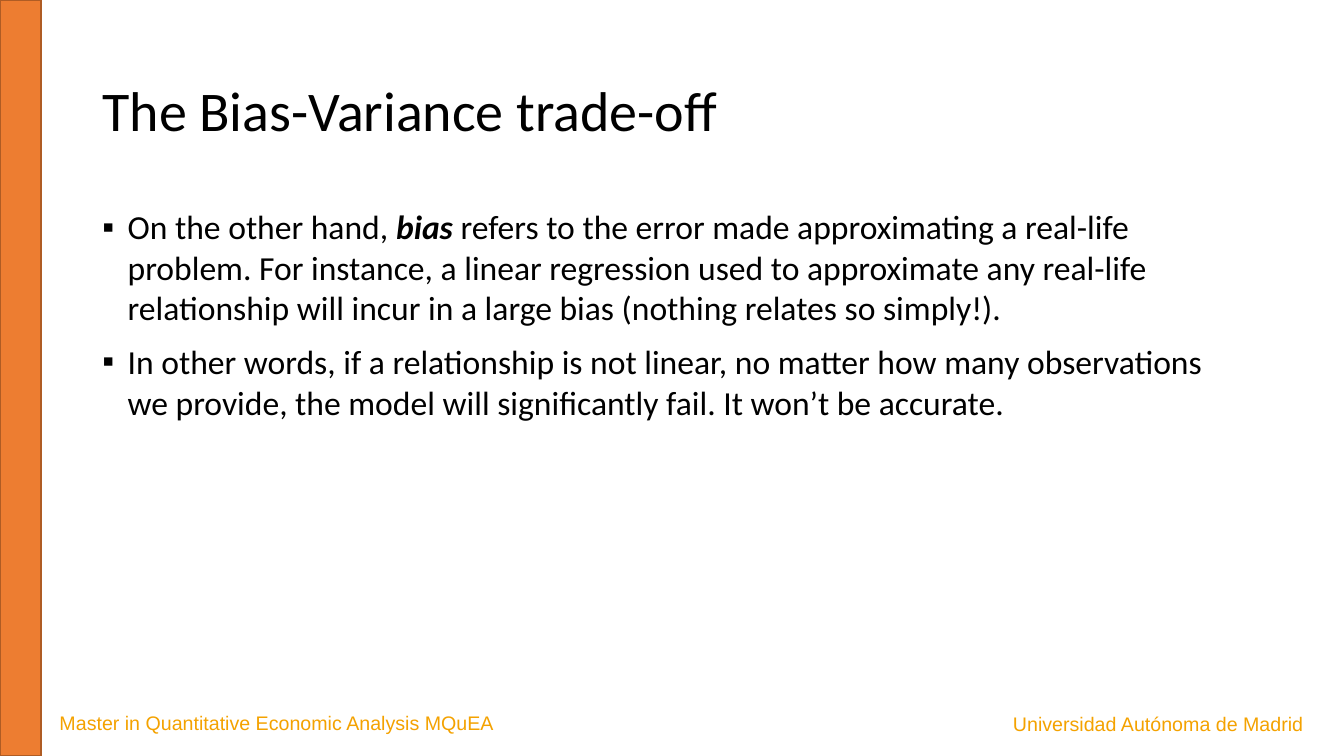
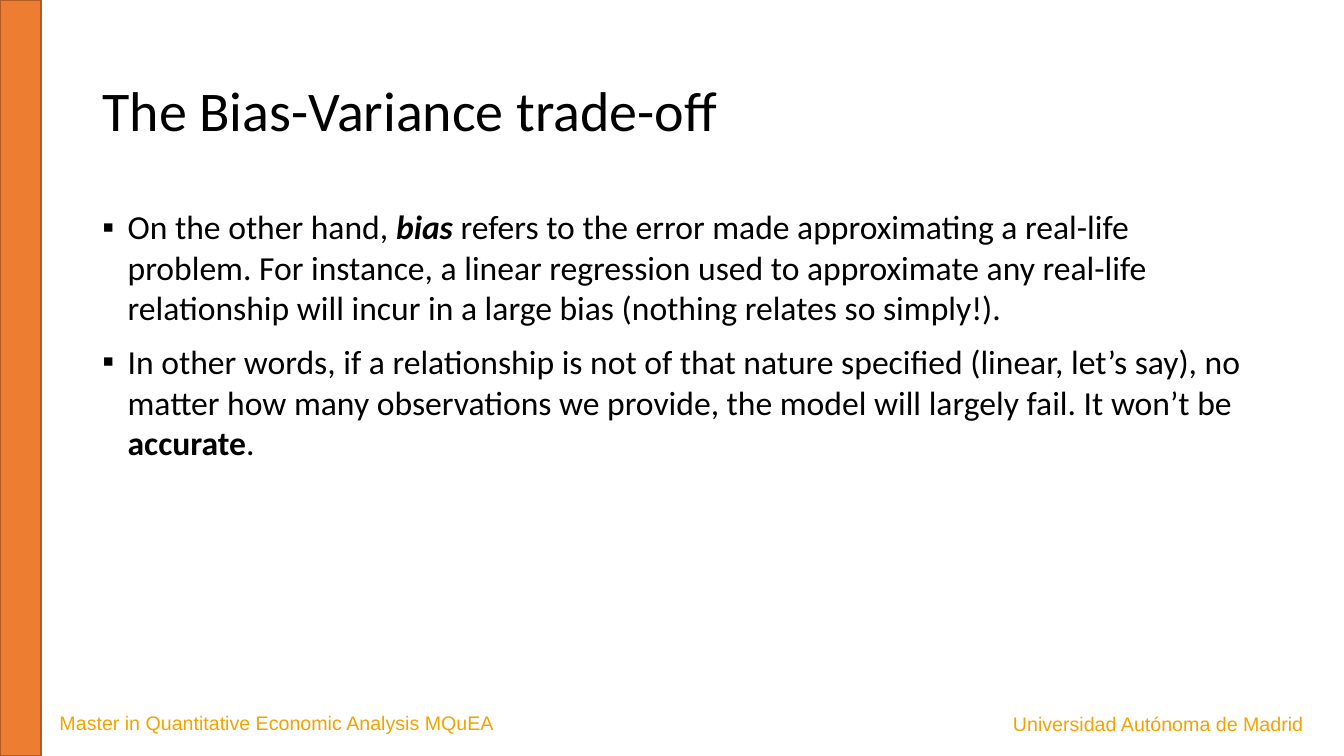
Before and after one commit to JavierBas/IMLEF-MQuEA, a slide deck: slide 16 of Course content/Slides/Topic 1 What is ML.pptx (slide 15 before the commit). Drawn at 1344x756 pixels with LibreOffice and Linux fonts; fonts in the diff are those of the drawing. Boxes give left, top, right and bottom in pixels: in the first picture for what was removed or moved away, otherwise in the second. Text is boxed around its words. In the diff, an @@ line names an element or a change of style, - is before the commit and + after.

```diff
--- a/Course content/Slides/Topic 1 What is ML.pptx
+++ b/Course content/Slides/Topic 1 What is ML.pptx
@@ text at (128,349,1240,456): text changed @@
-▪ In other words, if a relationship is not linear, no matter how many observations we provide, the model will significantly fail. It won’t be accurate.
+▪ In other words, if a relationship is not of that nature specified (linear, let’s say), no matter how many observations we provide, the model will largely fail. It won’t be accurate.
```
Also in this commit, not shown: 11 other slides changed, 2 slides added, 9 other files.
